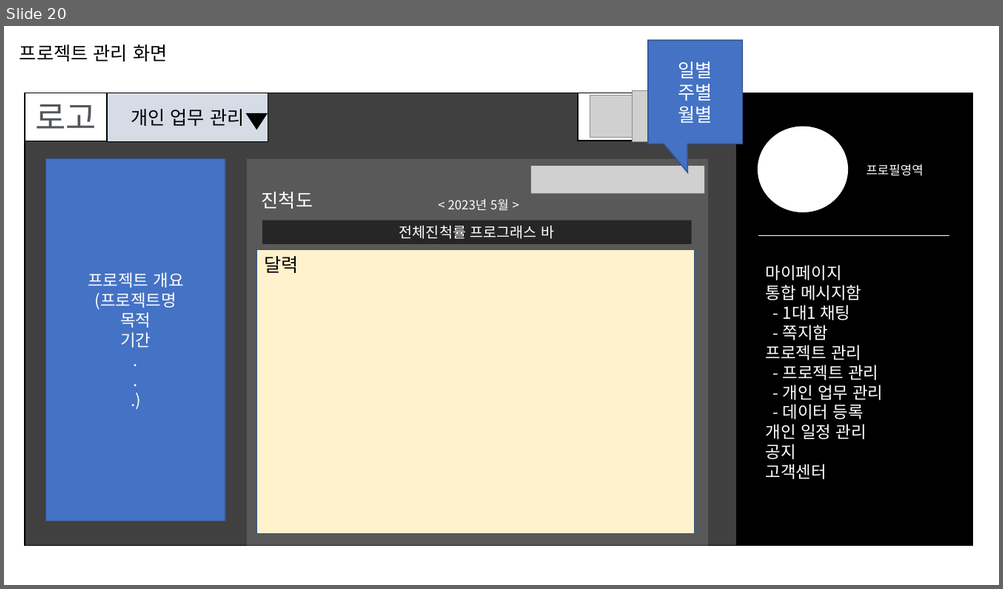
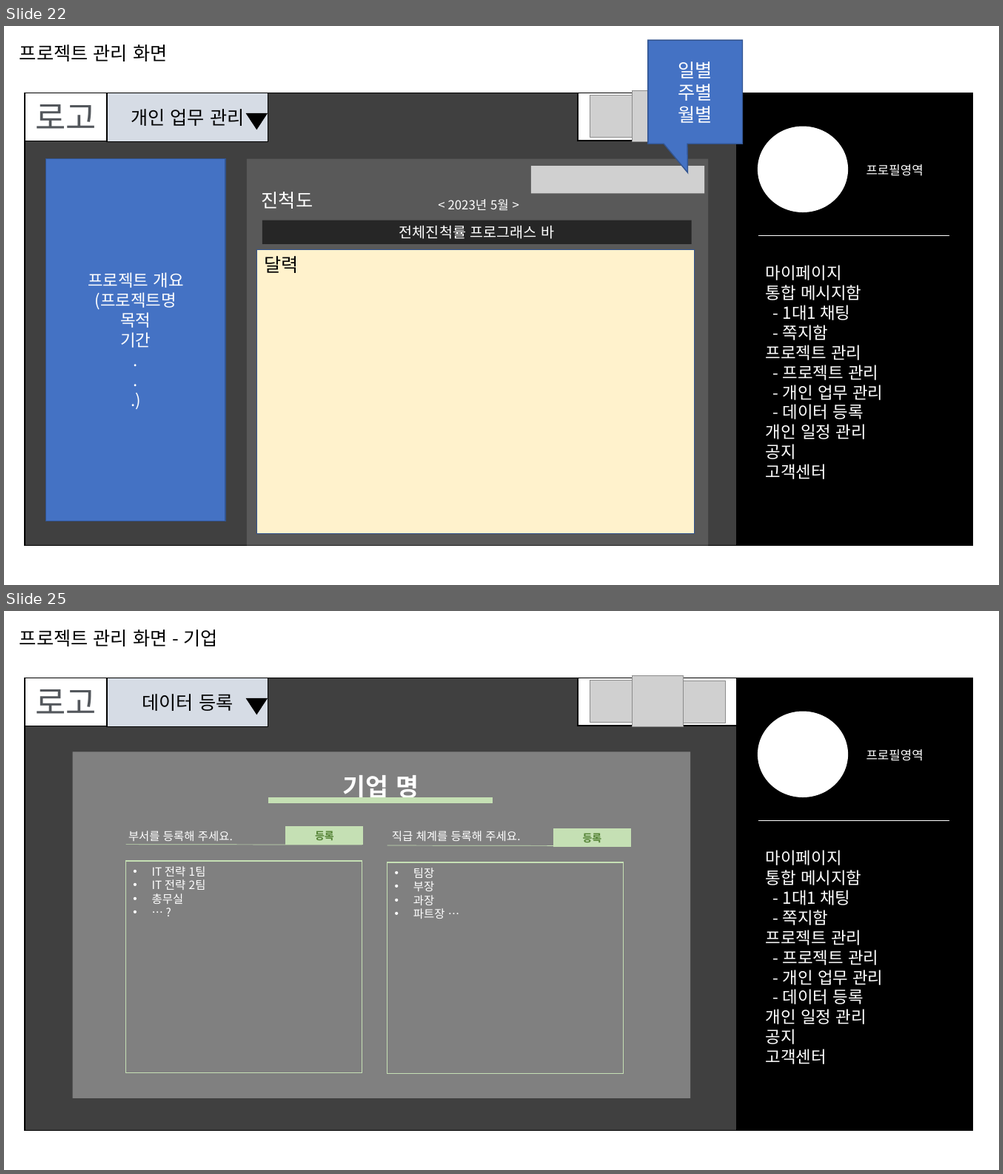
Before and after one commit to sgyoung96/Project_Management, a slide deck: docs/화면 설계.pptx. Shown one above the other, each under a label of ours: slide 20 before the commit, slides 22 and 25 after it; the slides between them are not shown. The pictures are 1003x589 and 1003x1174 pixels, drawn with LibreOffice and Linux fonts; fonts in the diff are those of the drawing; grey boxes stand for pictures; background and template pictures are left out. Boxes give left, top, right and bottom in pixels: in the first picture for what was removed or moved away, otherwise in the second. Text is boxed around its words. In the diff, an @@ line names an element or a change of style, - is before the commit and + after.

```diff
--- a/docs/화면 설계.pptx
+++ b/docs/화면 설계.pptx
@@ slide 25 added at (4, 611, 999, 1170), background #FFFFFF @@
@@ text added at (20, 629, 217, 647), 18 pt, text #000000 @@
+프로젝트 관리 화면 - 기업
@@ picture added at (632, 676, 683, 726) @@
@@ rectangle added at (25, 678, 737, 1131), fill #404040, outline #000000 1 pt @@
@@ rectangle added at (25, 678, 107, 726), fill #FFFFFF, outline #000000 0.75 pt, 32 pt, text gradient #53575C to #C5C7CA @@
+로고
@@ rectangle added at (107, 678, 268, 726), fill #D6DCE5, outline #000000 1 pt, 18 pt, text #000000 @@
+데이터 등록
@@ triangle added at (247, 699, 267, 714), fill #000000, outline #000000 1 pt @@
@@ rectangle added at (578, 678, 737, 726), fill #FFFFFF, outline #000000 1 pt @@
@@ picture added at (590, 681, 632, 722) @@
@@ picture added at (683, 681, 725, 723) @@
@@ rectangle added at (737, 678, 973, 1131), fill #000000, outline #000000 1 pt @@
@@ ellipse added at (758, 712, 848, 797), fill #FFFFFF, outline #FFFFFF 1 pt @@
@@ rectangle added at (73, 752, 691, 1099), fill #808080 @@
@@ text added at (866, 749, 923, 761), 12 pt, text #FFFFFF @@
+프로필영역
@@ text added at (343, 770, 418, 803), 24 pt, text #FFFFFF, bold @@
+기업 명
@@ line added from (268, 800) to (492, 800), #C5E0B4 6 pt @@
@@ text added at (128, 831, 233, 841), 11 pt, text #FFFFFF @@
+부서를 등록해 주세요.
@@ rectangle added at (286, 827, 363, 845), fill #C5E0B4, outline #C5E0B4 1 pt, 10 pt, text #548235, bold @@
+등록
@@ text added at (392, 831, 520, 841), 11 pt, text #FFFFFF @@
+직급 체계를 등록해 주세요.
@@ rectangle added at (554, 829, 631, 846), fill #C5E0B4, outline #C5E0B4 1 pt, 10 pt, text #548235, bold @@
+등록
@@ line added from (758, 820) to (949, 820), #FFFFFF 0.5 pt @@
@@ line added from (125, 845) to (362, 846), #C5E0B4 0.5 pt @@
@@ line added from (387, 846) to (623, 846), #C5E0B4 0.5 pt @@
@@ text added at (765, 850, 882, 1065), 16 pt, text #FFFFFF @@
+마이페이지
+통합 메시지함
+- 1대1 채팅
+- 쪽지함
+프로젝트 관리
+- 프로젝트 관리
+- 개인 업무 관리
+- 데이터 등록
+개인 일정 관리
+공지
+고객센터
@@ rectangle added at (125, 861, 361, 1073), fill #808080, outline #C5E0B4 1 pt, 11 pt, text #FFFFFF @@
+• IT 전략 1팀
+• IT 전략 2팀
+• 총무실
+• … ?
@@ rectangle added at (387, 863, 623, 1074), outline #C5E0B4 1 pt, 11 pt, text #FFFFFF @@
+• 팀장
+• 부장
+• 과장
+• 파트장 …
@@ what was slide 20 is now slide 22 @@
```
Also in this commit, not shown: 12 other slides added.
